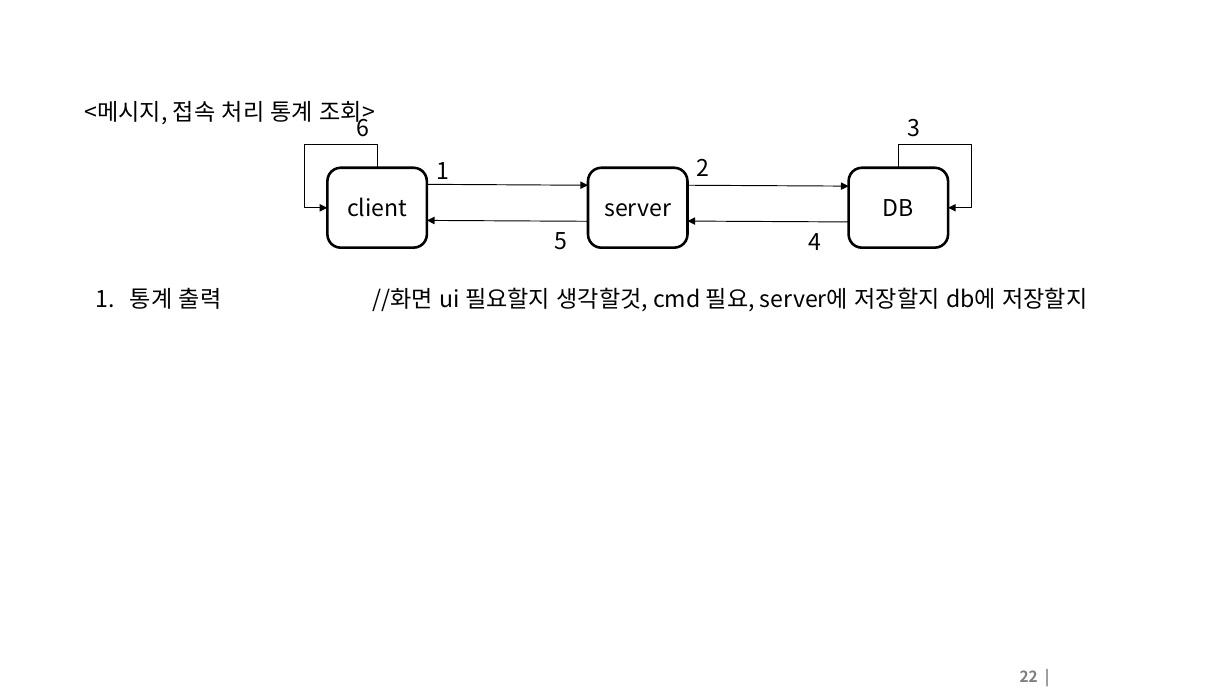
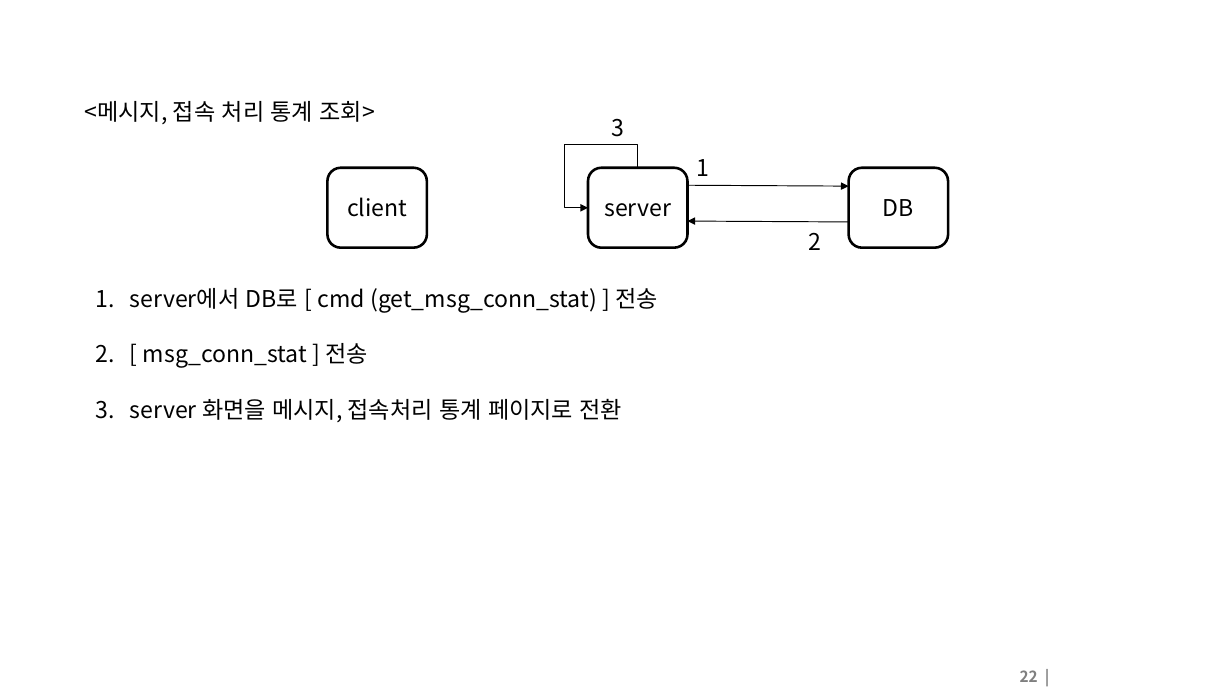
Before and after one commit to yunsarasak/tcp_chat, a slide deck: slide 22 of doc/functional_specification_new.pptx. Drawn at 1232x693 pixels with LibreOffice and Linux fonts; fonts in the diff are those of the drawing; background and template pictures are left out. Boxes give left, top, right and bottom in pixels: in the first picture for what was removed or moved away, otherwise in the second. Text is boxed around its words. In the diff, an @@ line names an element or a change of style, - is before the commit and + after.

```diff
--- a/doc/functional_specification_new.pptx
+++ b/doc/functional_specification_new.pptx
@@ group removed at (357, 113, 971, 250): 3 texts, 2 arrows, 1 elbow arrow @@
-1
-5
-6
@@ text "3": place and size @@
-text "3" at (908, 118, 921, 137)
+text "3" at (612, 118, 625, 137)
@@ elbow arrow moved from (377, 168) - (327, 208) to (638, 168) - (588, 208) @@
@@ text at (697, 159, 710, 176): text changed @@
-2
+1
@@ text at (808, 232, 821, 250): text changed @@
-4
+2
@@ text at (130, 288, 658, 422): text changed @@
-1. 통계 출력 //화면 ui 필요할지 생각할것, cmd 필요, server에 저장할지 db에 저장할지
+1. server에서 DB로 [ cmd (get_msg_conn_stat) ] 전송
+2. [ msg_conn_stat ] 전송
+3. server 화면을 메시지, 접속처리 통계 페이지로 전환
```
Also in this commit, not shown: 10 other slides changed, 20 slides added, 1 slide removed.
